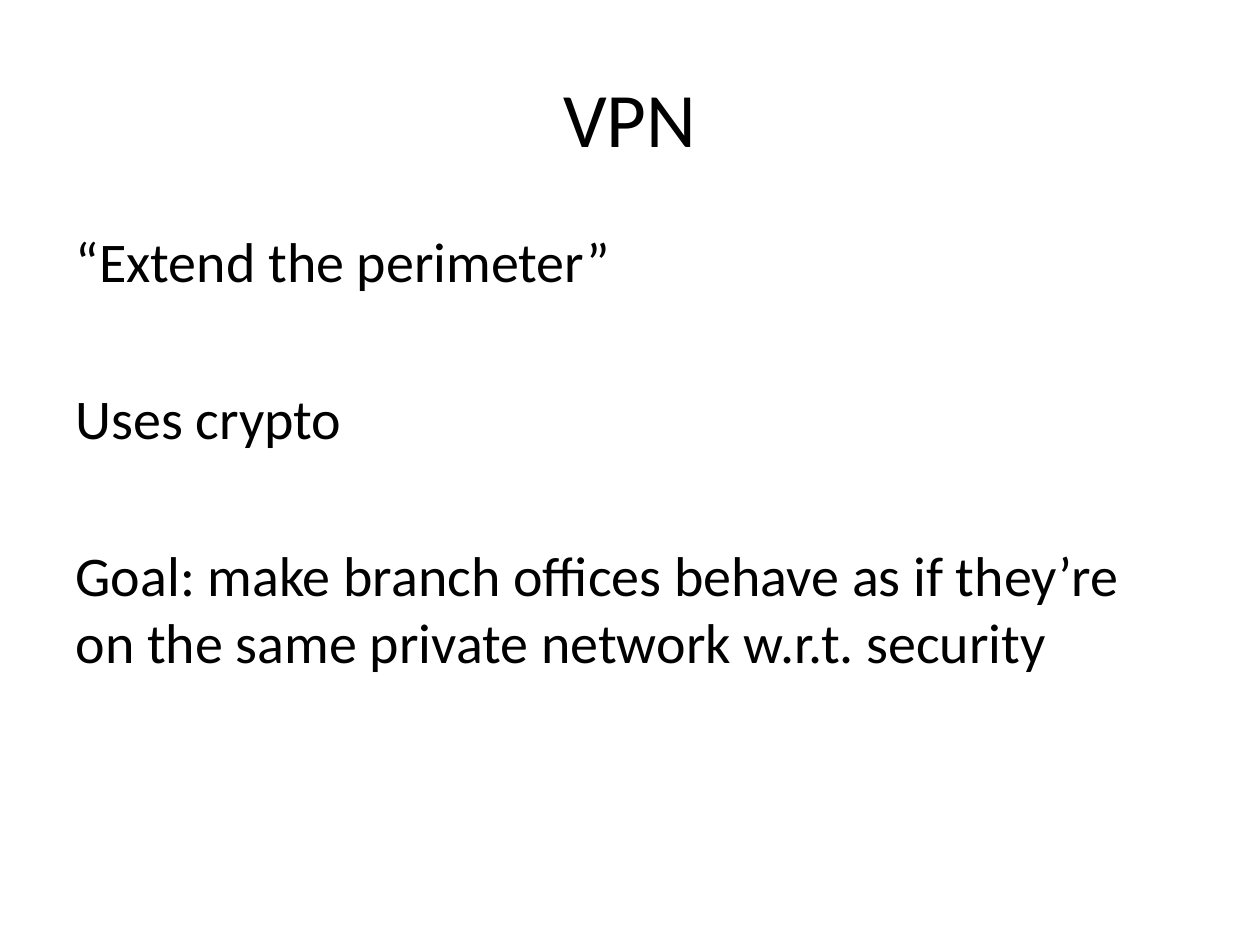
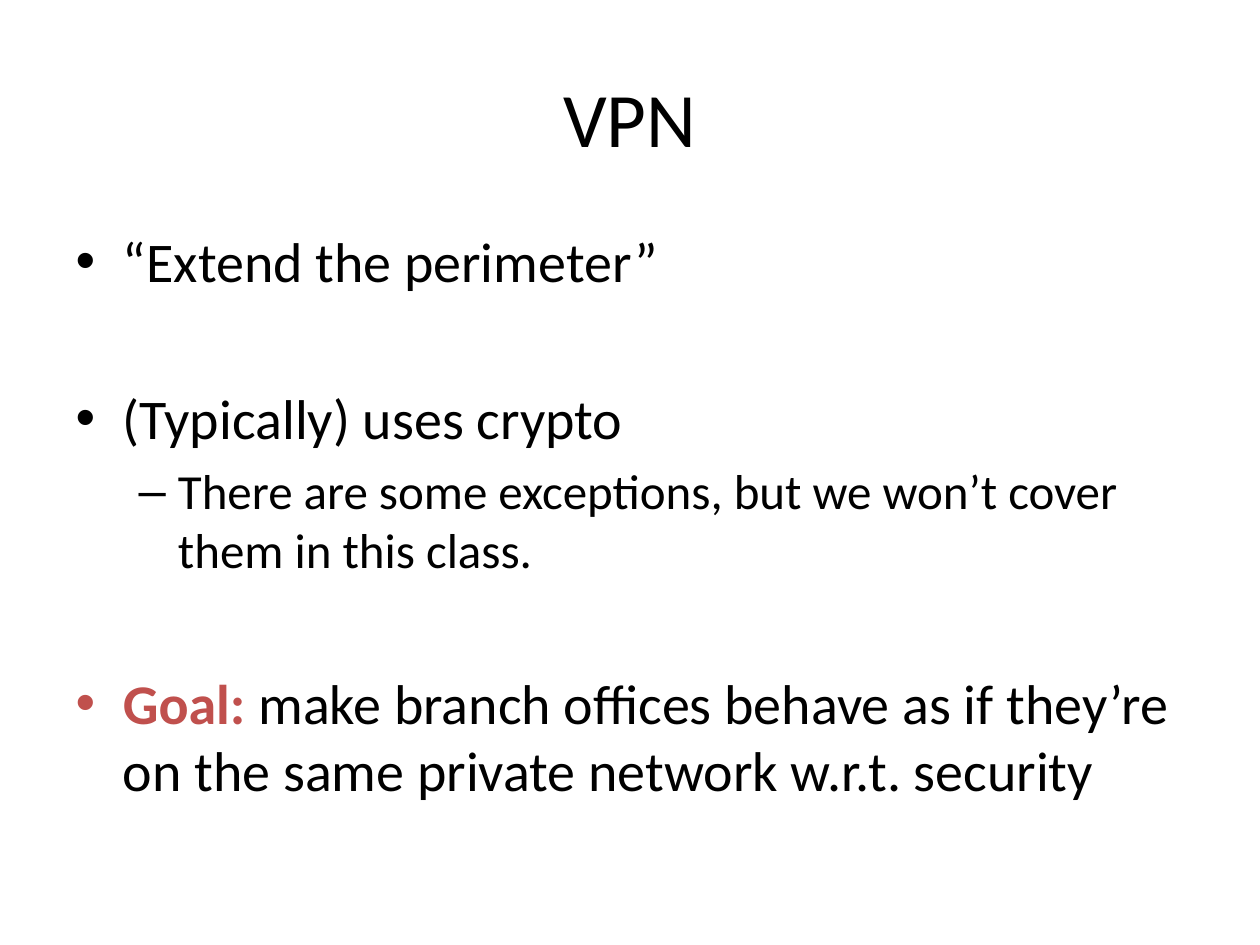
Before and after one commit to noise-lab/security-course, a slide deck: slide 18 of fall2016/lectures/18-IDS-VPN.pptx. Drawn at 1260x945 pixels with LibreOffice and Linux fonts; fonts in the diff are those of the drawing. Boxes give left, top, right and bottom in pixels: in the first picture for what was removed or moved away, otherwise in the second. Text is boxed around its words. In the diff, an @@ line names an element or a change of style, - is before the commit and + after.

```diff
--- a/fall2016/lectures/18-IDS-VPN.pptx
+++ b/fall2016/lectures/18-IDS-VPN.pptx
@@ text at box(123, 241, 1168, 800): text colour #000000 to #C0504D, bold on in "Goal:"; bullet none to • @@
@@ text at box(123, 398, 1117, 569): text changed; size 32 to 28 pt @@
-Uses crypto
+• (Typically) uses crypto
+  – There are some exceptions, but we won’t cover them in this class.
```
Also in this commit, not shown: 9 other slides changed, 43 slides added, 1 slide removed, 8 other files.
